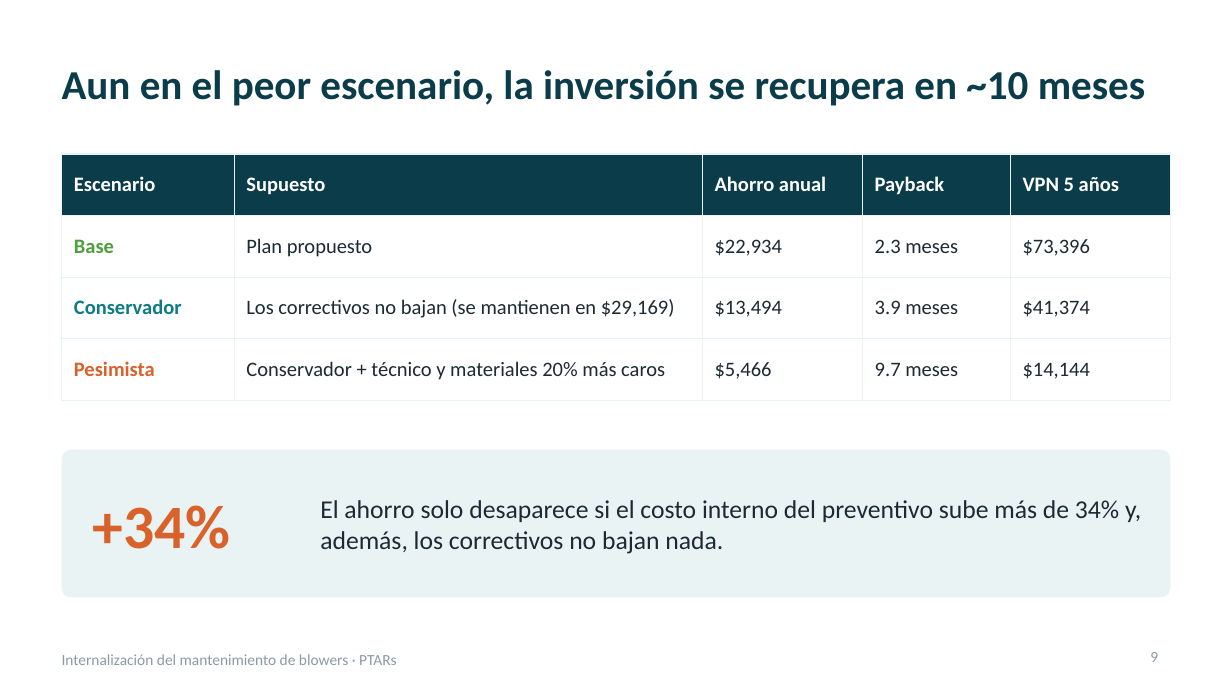
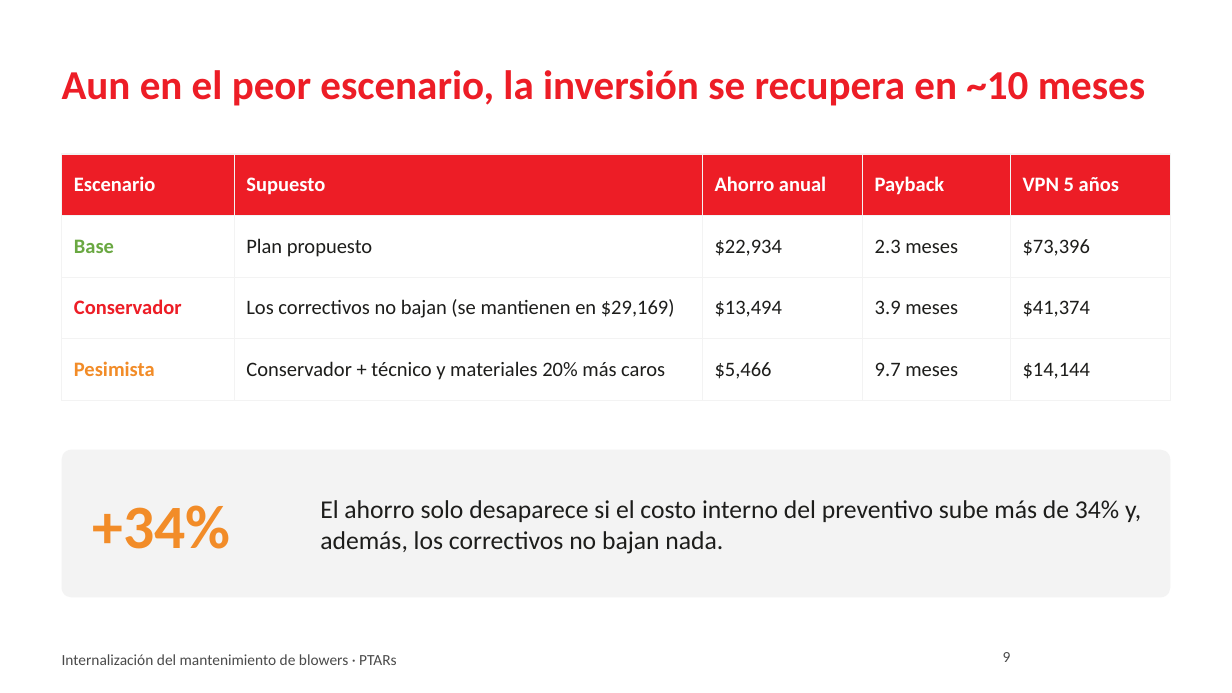
Before and after one commit to jjsamcar/Codigo-IA, a slide deck: slide 9 of presentaciones/Blowers_PTARs_Resumen_Gerencia.pptx. Drawn at 1232x693 pixels with LibreOffice and Linux fonts; fonts in the diff are those of the drawing; background and template pictures are left out. Boxes give left, top, right and bottom in pixels: in the first picture for what was removed or moved away, otherwise in the second. Text is boxed around its words. In the diff, an @@ line names an element or a change of style, - is before the commit and + after.

```diff
--- a/presentaciones/Blowers_PTARs_Resumen_Gerencia.pptx
+++ b/presentaciones/Blowers_PTARs_Resumen_Gerencia.pptx
@@ title "Aun en el peor escenario, ..." at [62, 70, 1145, 106]: text colour #0B3C49 to #ED1D26 @@
@@ table at [62, 154, 1170, 384] @@
@@ fill #0B3C49 to #ED1D26 in row 1 @@
@@ text colour #4E9F3D to #6AA842 in "Base" @@
@@ text colour #1B2A33 to #1D1D1B in "Plan propuesto", "$22,934", "2.3 meses", "$73,396" and 8 more places @@
@@ text colour #0E7C86 to #ED1D26 in "Conservador" @@
@@ text colour #D9622B to #F28C28 in "Pesimista" @@
@@ borders changed @@
@@ rounded rectangle at [62, 450, 1170, 598]: fill #EAF3F3 to #F3F3F3 @@
@@ text "+34%" at [92, 505, 230, 549]: text colour #D9622B to #F28C28 @@
@@ text "El ahorro solo desaparece si ..." at [320, 500, 1141, 554]: text colour #1B2A33 to #1D1D1B @@
@@ text "Internalización del mantenimiento de blowers ..." at [62, 654, 397, 665]: text colour #8A9BA3 to #4A4A4A @@
@@ page number: place and size @@
-page number at [1150, 652, 1158, 662]
+page number at [1003, 652, 1011, 662]
@@ page number at [1003, 652, 1011, 662]: text colour #8A9BA3 to #4A4A4A @@
```
Also in this commit, not shown: 14 other slides changed.
